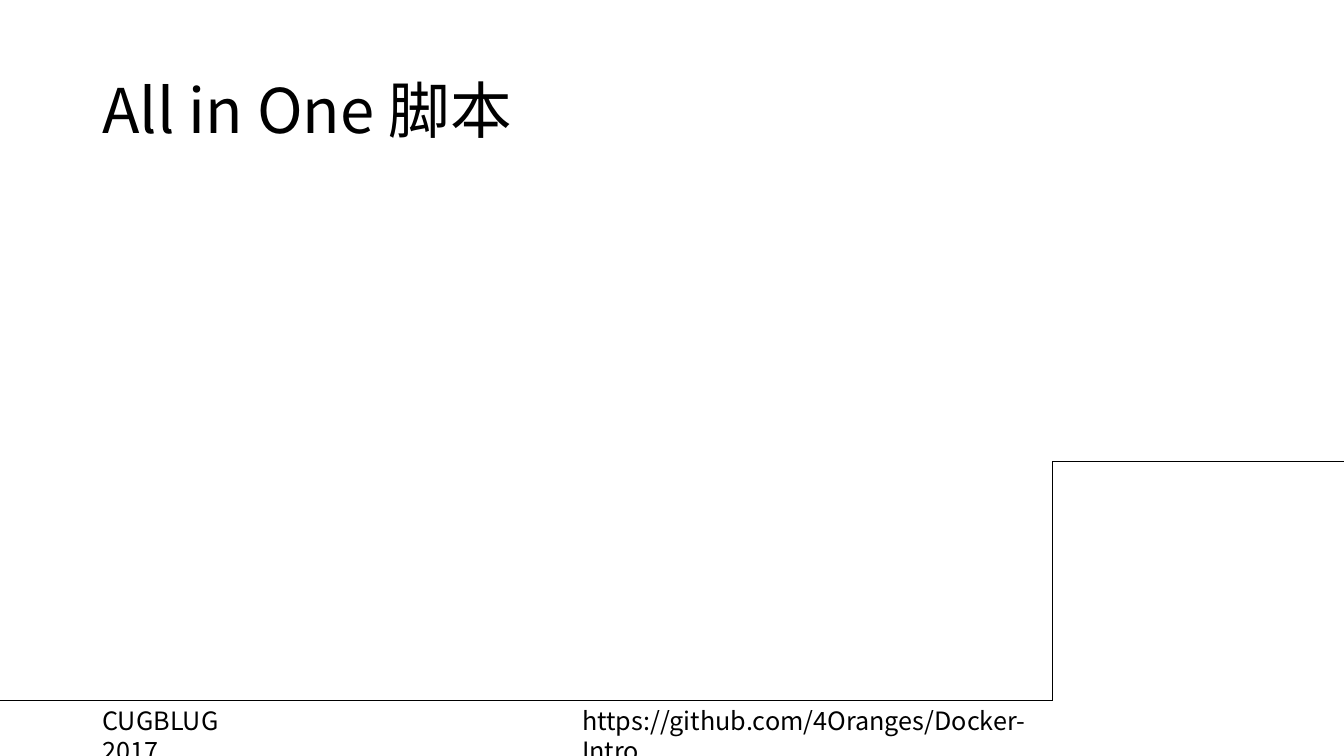
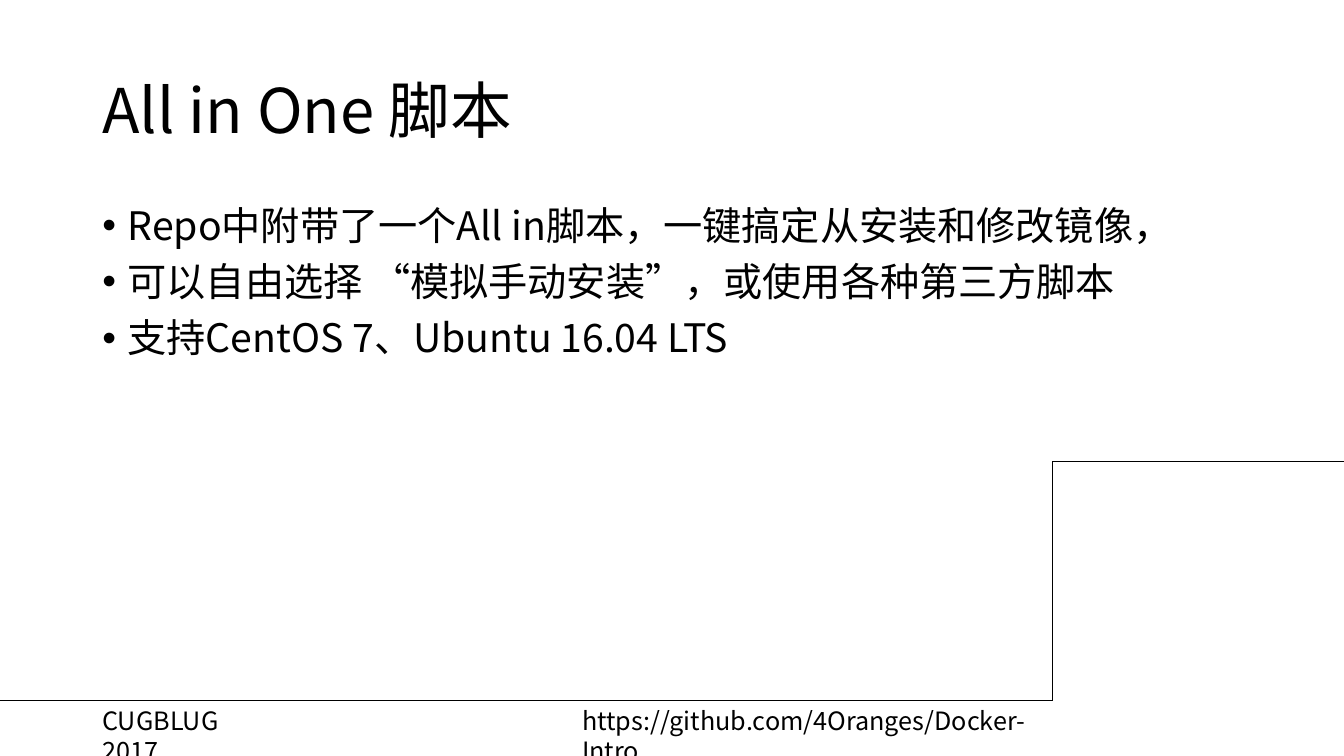
Before and after one commit to ZigZagT/Docker-Intro, a slide deck: slide 15 of Docker Intro.pptx (slide 14 before the commit). Drawn at 1344x756 pixels with LibreOffice and Linux fonts; fonts in the diff are those of the drawing; background and template pictures are left out. Boxes give left, top, right and bottom in pixels: in the first picture for what was removed or moved away, otherwise in the second. Text is boxed around its words. In the diff, an @@ line names an element or a change of style, - is before the commit and + after.

```diff
--- a/Docker Intro.pptx
+++ b/Docker Intro.pptx
@@ text added at <box>128,207,1172,355</box>, 28 pt, text #000000 @@
+• Repo中附带了一个All in脚本，一键搞定从安装和修改镜像，
+• 可以自由选择 “模拟手动安装”，或使用各种第三方脚本
+• 支持CentOS 7、Ubuntu 16.04 LTS
```
Also in this commit, not shown: 7 other slides changed, 7 slides added, 1 slide removed.
